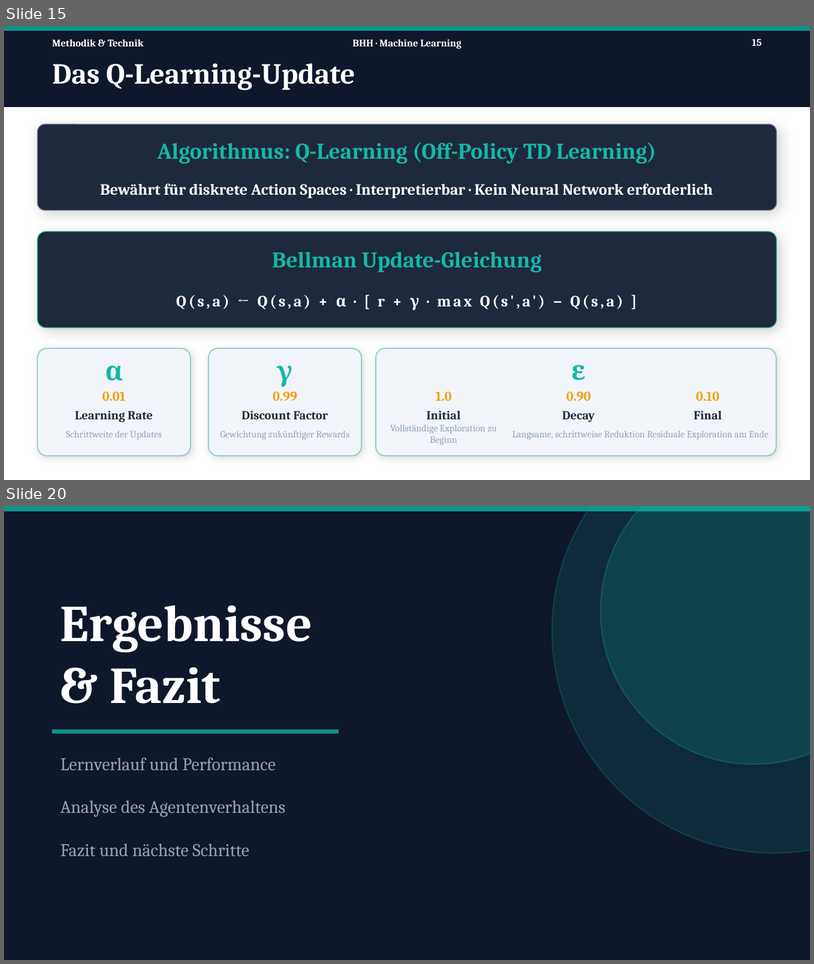
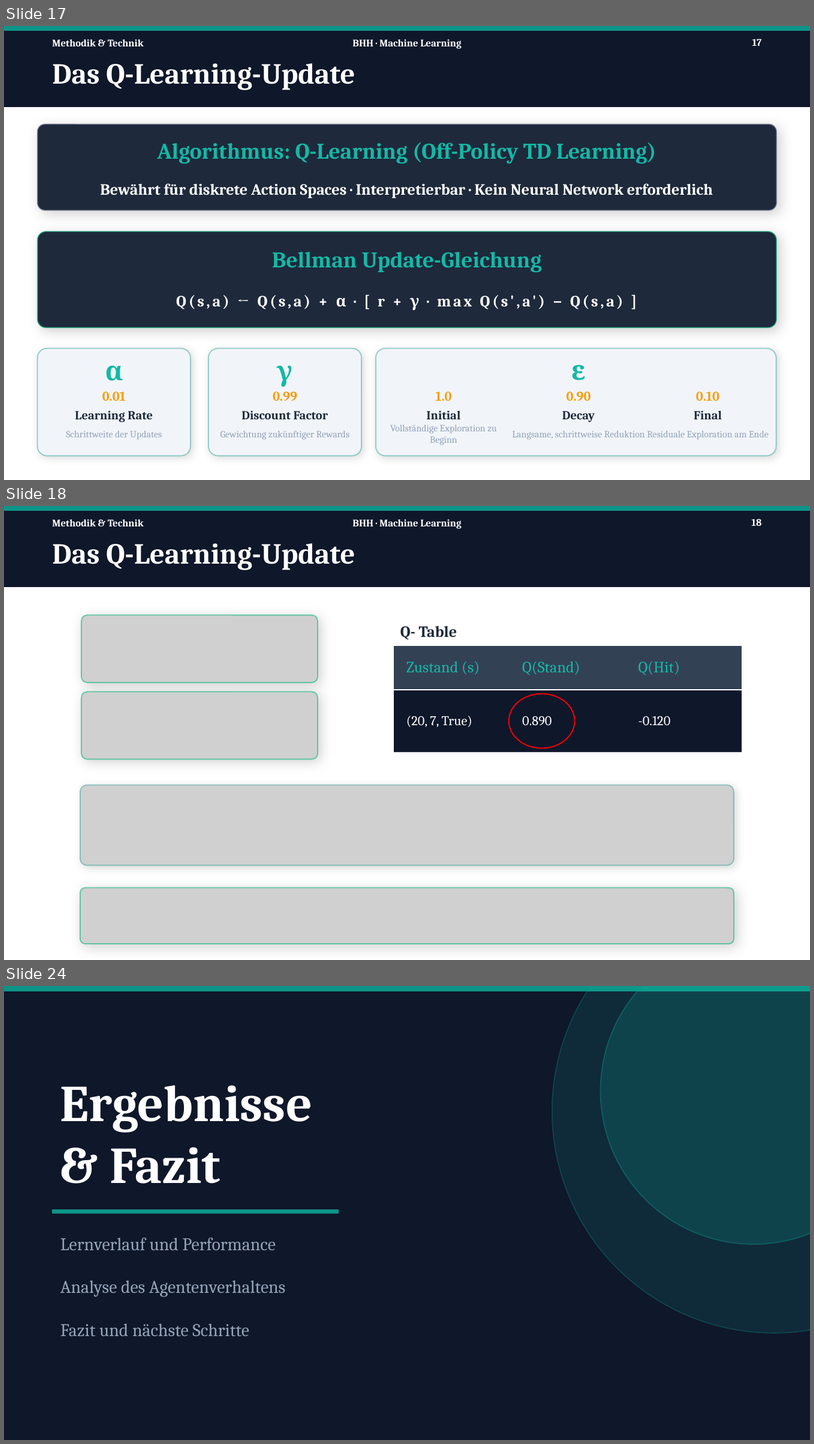
Before and after one commit to Tom-N-M/ml-blackjack, a slide deck: Präsi/PP_v2.pptx. Shown one above the other, each under a label of ours: slides 15 and 20 before the commit, slides 17, 18 and 24 after it; the slides between them are not shown. The pictures are 814x964 and 814x1444 pixels, drawn with LibreOffice and Linux fonts; fonts in the diff are those of the drawing; grey boxes stand for pictures. Boxes give left, top, right and bottom in pixels: in the first picture for what was removed or moved away, otherwise in the second. Text is boxed around its words. In the diff, an @@ line names an element or a change of style, - is before the commit and + after.

Commit message:
Methodik & Technik Part Powerpoint

```diff
--- a/Präsi/PP_v2.pptx
+++ b/Präsi/PP_v2.pptx
@@ slide 18 added at (4,506,810,960), background #FFFFFF @@
@@ rectangle added at (4,506,810,586), fill #0F172A, outline #0F172A 1 pt @@
@@ rectangle added at (4,506,810,510), fill #0D9488, outline #0D9488 1 pt @@
@@ text added at (52,519,144,526), 9 pt, text #FFFFFF, bold @@
+Methodik & Technik
@@ text added at (353,519,461,529), 9 pt, text #FFFFFF, bold @@
+BHH · Machine Learning
@@ page number added at (752,519,762,526), 9 pt, text #FFFFFF, bold @@
+18
@@ text added at (52,543,355,570), 26 pt, text #FFFFFF, bold @@
+Das Q-Learning-Update
@@ picture added at (81,615,318,682) @@
@@ text added at (401,626,457,640), 14 pt, text #1E293B, bold @@
+Q- Table
@@ table added at (394,646,743,691), 1 rows, 3 columns @@
+Zustand (s) | Q(Stand) | Q(Hit)
@@ picture added at (81,691,318,759) @@
@@ table added at (394,690,743,751), 1 rows, 3 columns @@
+(20, 7, True) | 0.890 | -0.120
@@ ellipse added at (509,694,575,748), outline #FF0000 1 pt @@
@@ picture added at (80,785,734,865) @@
@@ picture added at (80,888,734,944) @@
@@ what was slide 15 is now slide 17 @@
@@ page number at (753,39,762,46): text changed @@
-15
+17
@@ what was slide 20 is now slide 24 @@
```
Also in this commit, not shown: 6 slides changed, 3 other slides added.
